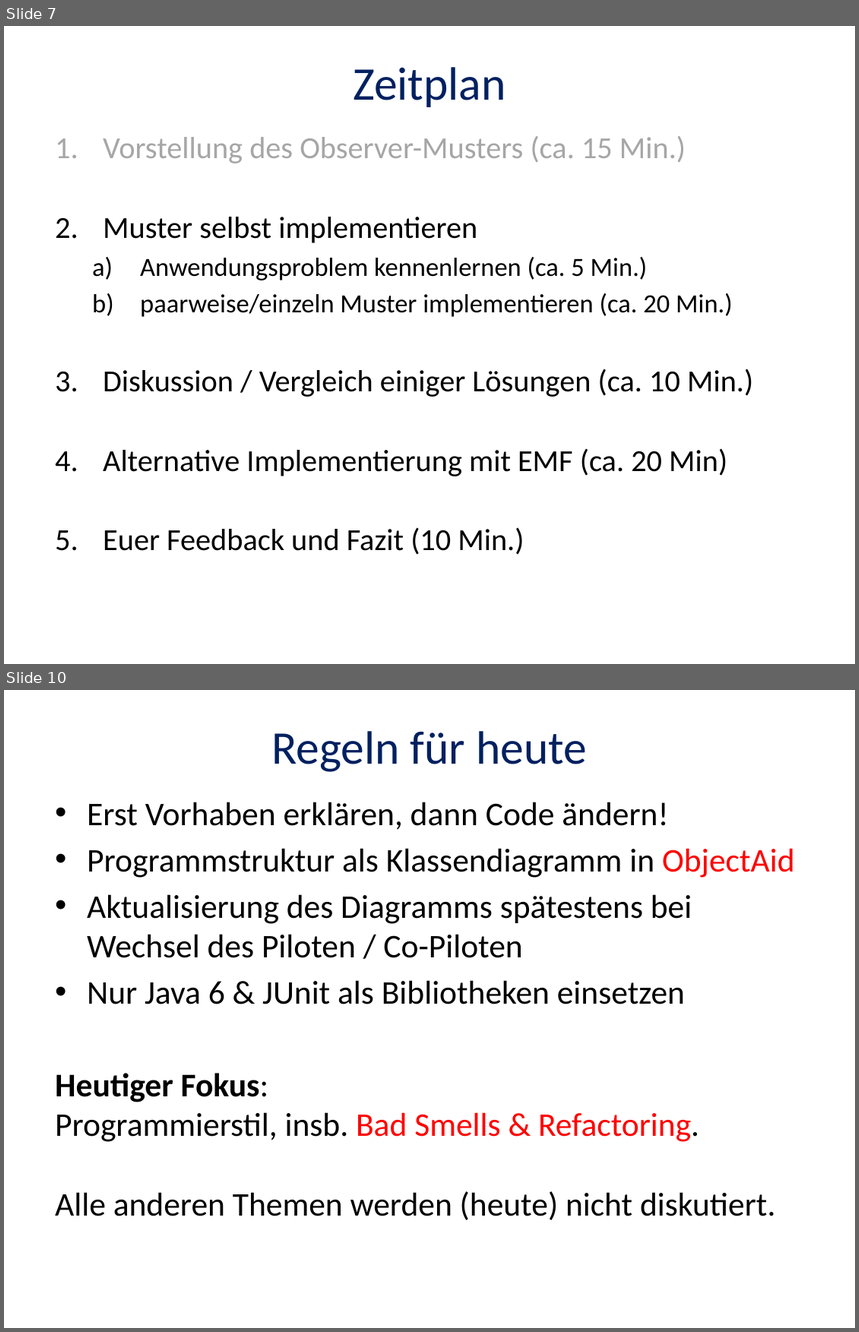
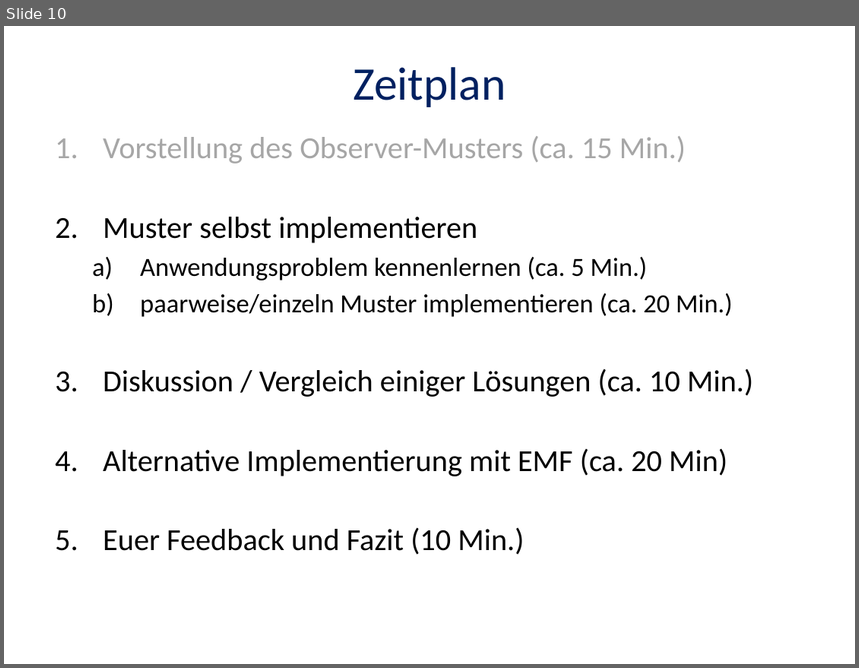
Before and after one commit to itbastian/CodingDojoDPA, a slide deck: Observer/Coding-Dojo-2015-05-06.pptx. Shown one above the other, each under a label of ours: slides 7 and 10 before the commit, slide 10 after it; the slides between them are not shown. The pictures are 859x1332 and 859x668 pixels, drawn with LibreOffice and Linux fonts; fonts in the diff are those of the drawing. Boxes give left, top, right and bottom in pixels: in the first picture for what was removed or moved away, otherwise in the second. Text is boxed around its words. In the diff, an @@ line names an element or a change of style, - is before the commit and + after.

```diff
--- a/Observer/Coding-Dojo-2015-05-06.pptx
+++ b/Observer/Coding-Dojo-2015-05-06.pptx
@@ slide 10 removed at <box>4,690,855,1328</box>, background #FFFFFF @@
@@ title removed at <box>272,731,587,772</box> @@
-Regeln für heute
@@ text removed at <box>55,802,795,1220</box> @@
-• Erst Vorhaben erklären, dann Code ändern!
-• Programmstruktur als Klassendiagramm in ObjectAid
-• Aktualisierung des Diagramms spätestens bei Wechsel des Piloten / Co-Piloten
-• Nur Java 6 & JUnit als Bibliotheken einsetzen
-Heutiger Fokus:
-Programmierstil, insb. Bad Smells & Refactoring.
-Alle anderen Themen werden (heute) nicht diskutiert.
@@ what was slide 7 is now slide 10 @@
```
Also in this commit, not shown: 3 slides changed, 10 slides added, 4 other slides removed, 1 other file.
